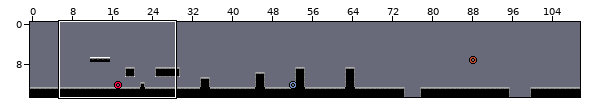
LDtk project, stored at source/Levels/World.ldtk. Above: a wide view before the commit, with the close-up outlined.
Close-up. Before:
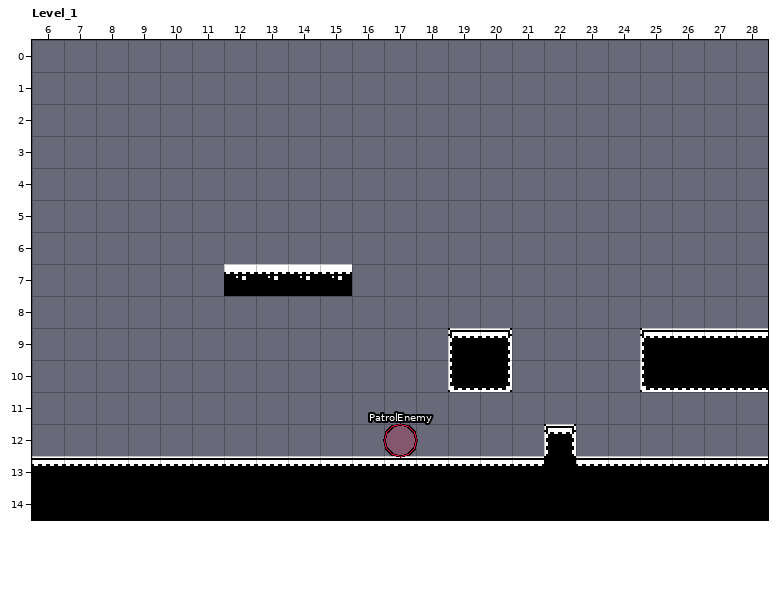
Cells are 16x16 px. Shown: Level_1 x 6..28, y 0..14. The commit also changed other parts of the map, which this record leaves out.
And afterwards:
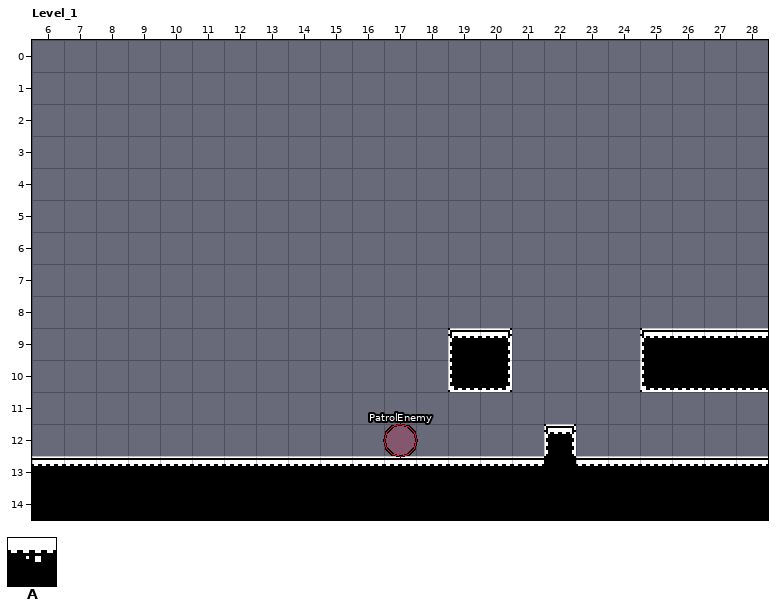
Key: from "Monochrome_tilemap_packed_tabl": A 116.
Objects are placed by their top-left corner, in cells (3,4 is the top-left corner of cell 3,4); size is 1x1 cell unless given.
The edit:
Layer "Entities":
removed: A "Breakable" at 12,7
removed: A "Breakable" at 13,7
removed: A "Breakable" at 14,7
removed: A "Breakable" at 15,7
Where, in picture pixels (left, top, right, bottom), the same in both close-ups:
removed: (224, 264, 352, 296)
